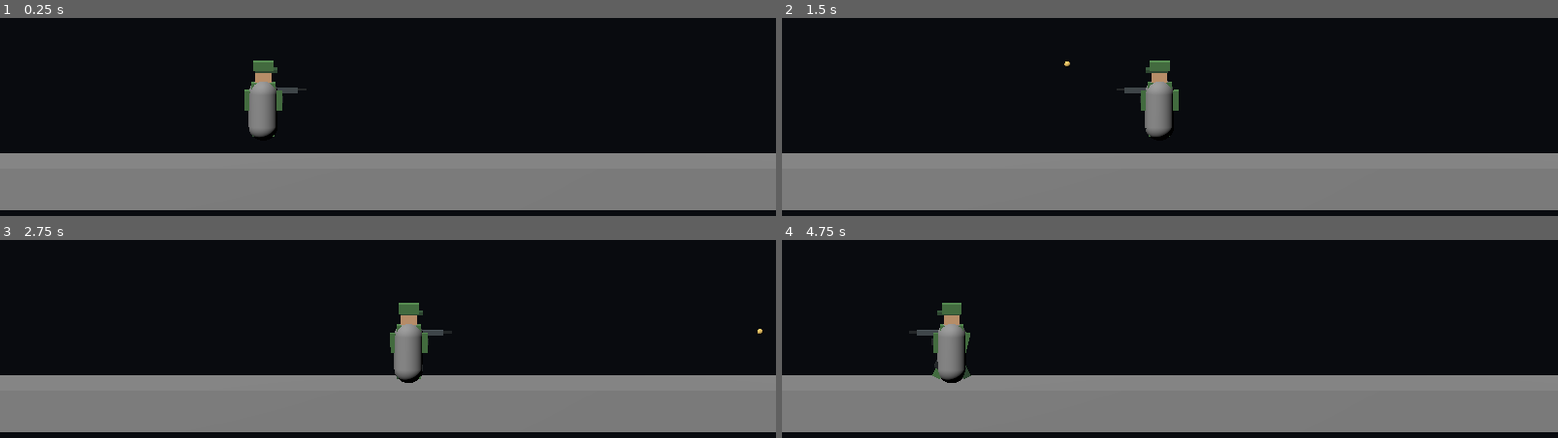
Above: before the commit, frames 1-4 (two rows, left to right).
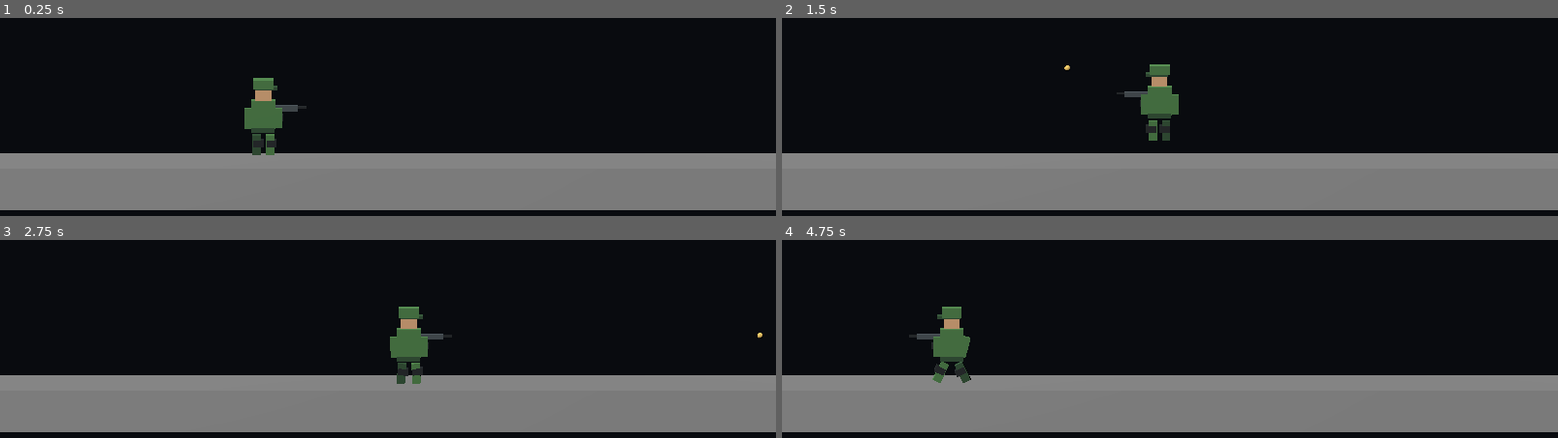
Above: after the commit, the same moments.

Repository: Nurullokhons/almost-hero-android
Game: Godot game, scene res://scenes/main.tscn
Two runs of this game, one before a commit and one after it. Both use one fixed random seed, a clock stepped at 60 frames per second and the inputs below.
Inputs (mouse positions are in pixels of both pictures, inside the frame that each line leads up to):
- Up to frame 1 (0.25 s): no input
- Up to frame 2 (1.5 s): move the mouse to (1340, 97) at 0.52 s; hold D 0.53-1.28 s; hold Ctrl 0.53-1.28 s; click (1340, 97) at 0.67 s; tap Space at 0.77 s; move the mouse to (1014, 140) at 1.27 s; hold A from 1.28 s (still down); tap Ctrl at 1.35 s
- Up to frame 3 (2.75 s): tap Space at 1.52 s; move the mouse to (465, 243) at 2.02 s; release A at 2.03 s; hold D from 2.03 s (still down); hold Ctrl from 2.03 s (still down)
- Up to frame 4 (4.75 s): move the mouse to (1131, 428) at 2.77 s; release D at 2.78 s; release Ctrl at 2.78 s; hold W 2.78-3.53 s; tap Ctrl at 2.85, 4.35 s; click (1131, 428) at 2.92 s; tap Space at 3.02, 3.77, 4.52 s; move the mouse to (1402, 406) at 3.52 s; hold Ctrl 3.53-4.28 s; hold A from 3.53 s (still down); move the mouse to (937, 275) at 4.27 s

The runs differ from the first frame. In frame 1, 1.8% of the frame differs, in the area x 31-40%, y 21-70%; in frame 2, 1.3%; in frame 3, 1.4%; in frame 4, 1.4%.

Commit message:
Align hero collision with ground and procedural model

Diff:
--- a/game/scenes/main.tscn
+++ b/game/scenes/main.tscn
@@ -7,10 +7,6 @@
 
 [sub_resource type="BoxShape3D" id="BoxShape3D_ground"]
 size = Vector3(36, 1, 3)
-
-[sub_resource type="CapsuleMesh" id="CapsuleMesh_player"]
-radius = 0.35
-height = 1.5
 
 [sub_resource type="CapsuleShape3D" id="CapsuleShape3D_player"]
 radius = 0.35
@@ -40,15 +36,11 @@
 shape = SubResource("BoxShape3D_ground")
 
 [node name="Player" type="CharacterBody3D" parent="."]
-position = Vector3(-3, 1.2, 0)
+position = Vector3(-3, 0.76, 0)
 script = ExtResource("1_player")
 
-[node name="BodyMesh" type="MeshInstance3D" parent="Player"]
-position = Vector3(0, 0.65, 0)
-mesh = SubResource("CapsuleMesh_player")
-
 [node name="BodyCollision" type="CollisionShape3D" parent="Player"]
-position = Vector3(0, 0.65, 0)
+position = Vector3(0, 0.75, 0)
 shape = SubResource("CapsuleShape3D_player")
 
 [node name="CameraTarget" type="Marker3D" parent="Player"]
Not shown: 1 places in game/scenes/main.tscn that only renumber resources
